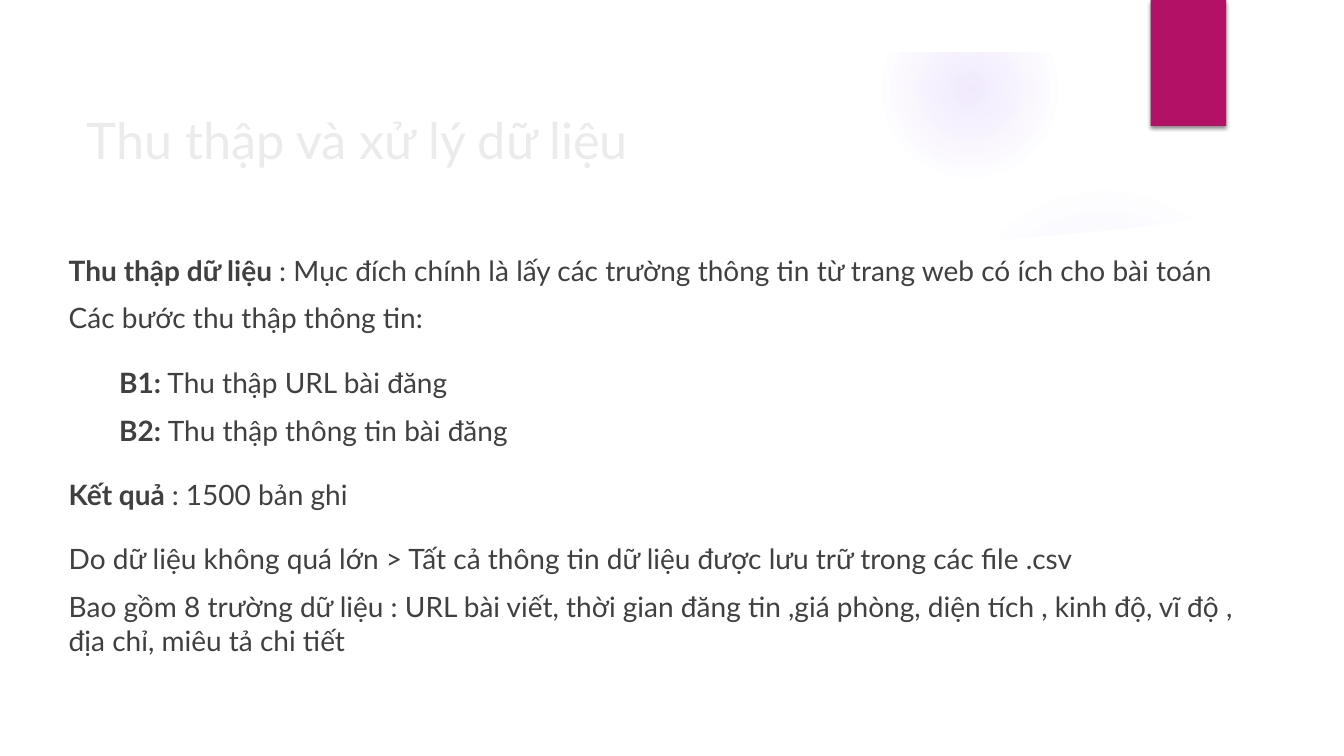
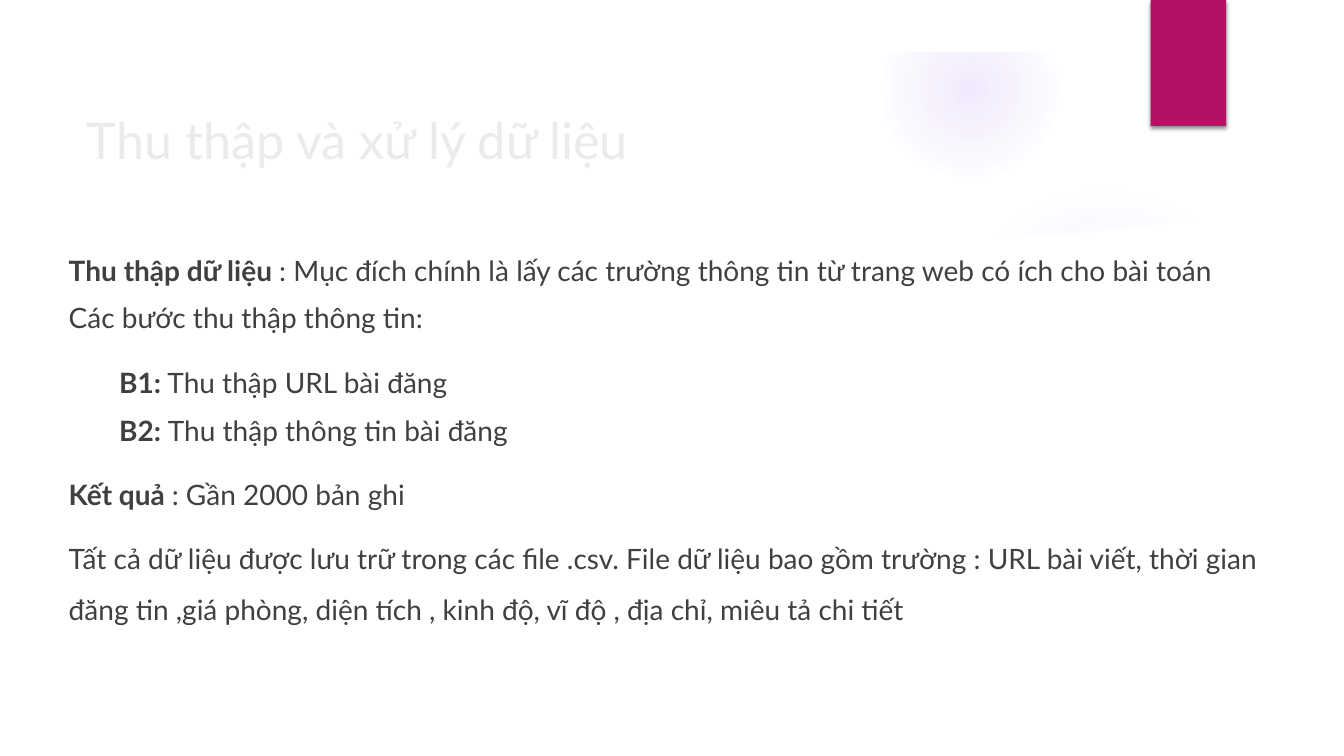
Before and after one commit to DesertFoxee/ai_room_price_prediction, a slide deck: slide 10 of Slide.pptx. Drawn at 1344x756 pixels with LibreOffice and Linux fonts; fonts in the diff are those of the drawing; background and template pictures are left out. Boxes give left, top, right and bottom in pixels: in the first picture for what was removed or moved away, otherwise in the second. Text is boxed around its words. In the diff, an @@ line names an element or a change of style, - is before the commit and + after.

```diff
--- a/Slide.pptx
+++ b/Slide.pptx
@@ text at box(69, 482, 1257, 625): text changed @@
-Kết quả : 1500 bản ghi
-Do dữ liệu không quá lớn > Tất cả thông tin dữ liệu được lưu trữ trong các file .csv
-Bao gồm 8 trường dữ liệu : URL bài viết, thời gian đăng tin ,giá phòng, diện tích , kinh độ, vĩ độ , địa chỉ, miêu tả chi tiết
+Kết quả : Gần 2000 bản ghi
+Tất cả dữ liệu được lưu trữ trong các file .csv. File dữ liệu bao gồm trường : URL bài viết, thời gian đăng tin ,giá phòng, diện tích , kinh độ, vĩ độ , địa chỉ, miêu tả chi tiết
```
Also in this commit, not shown: 12 other slides changed, 1 other file.
